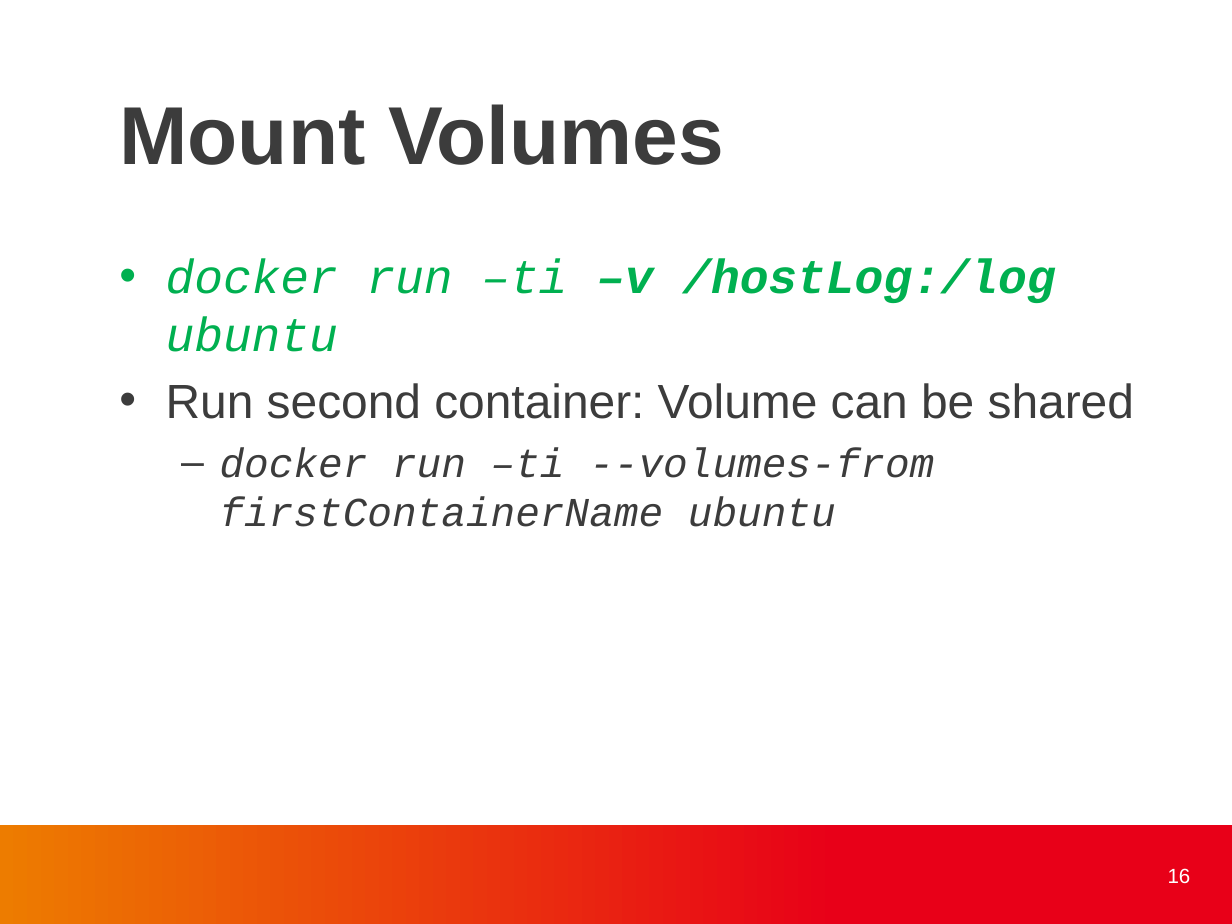
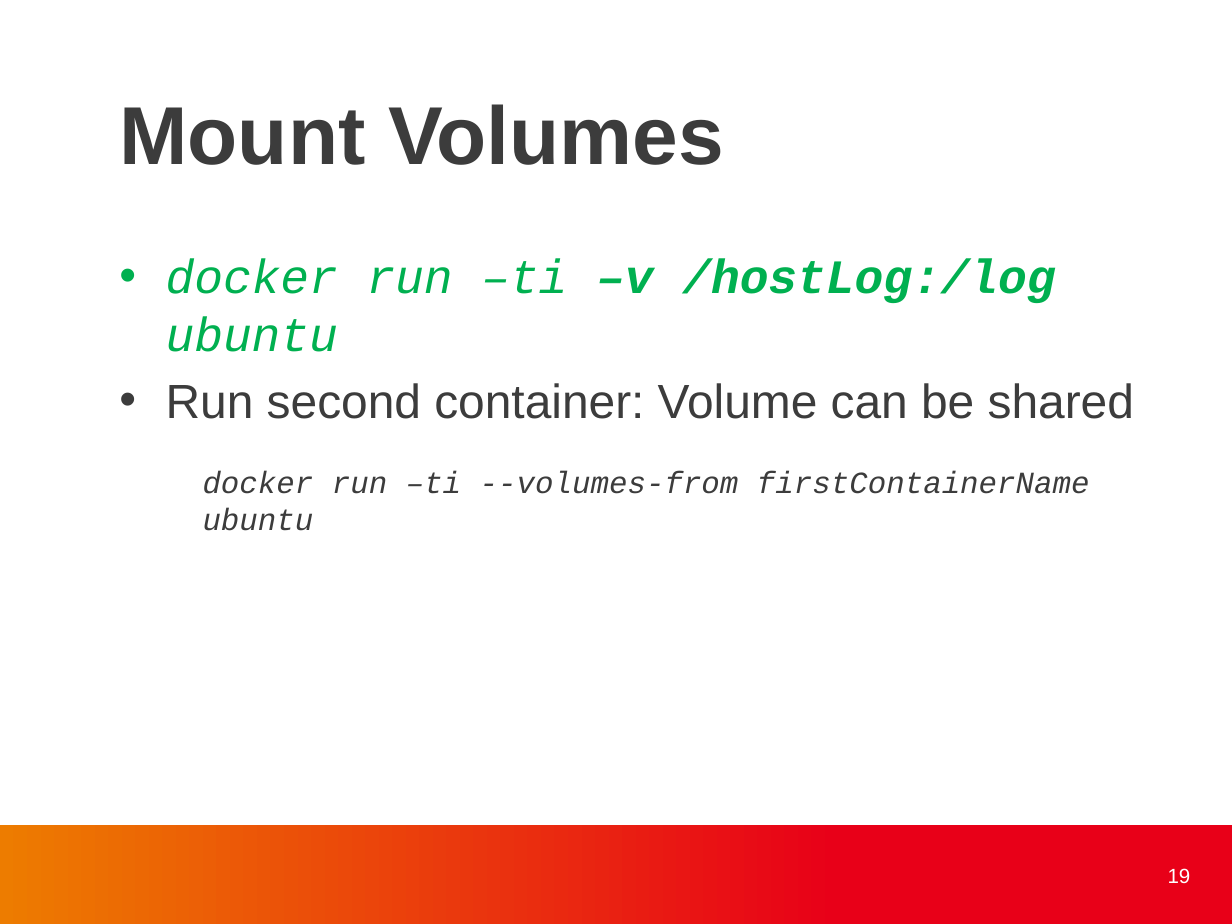
Before and after one commit to finneon/docker, a slide deck: slide 19 of docker_present.pptx (slide 16 before the commit). Drawn at 1232x924 pixels with LibreOffice and Linux fonts; fonts in the diff are those of the drawing; background and template pictures are left out. Boxes give left, top, right and bottom in pixels: in the first picture for what was removed or moved away, otherwise in the second. Text is boxed around its words. In the diff, an @@ line names an element or a change of style, - is before the commit and + after.

Commit message:
Update docker_present slide
- Add docker layers
- VM vs docker
- docker volumes

```diff
--- a/docker_present.pptx
+++ b/docker_present.pptx
@@ text at box(220, 447, 934, 527): paragraph removed @@
-  – docker run –ti --volumes-from firstContainerName ubuntu
@@ text added at box(203, 471, 1090, 531), 18 pt, text #3C3C3C, italic @@
+  docker run –ti --volumes-from firstContainerName ubuntu
@@ page number at box(1168, 868, 1191, 883): text changed @@
-16
+19
```
Also in this commit, not shown: 4 other slides changed, 7 slides added.
